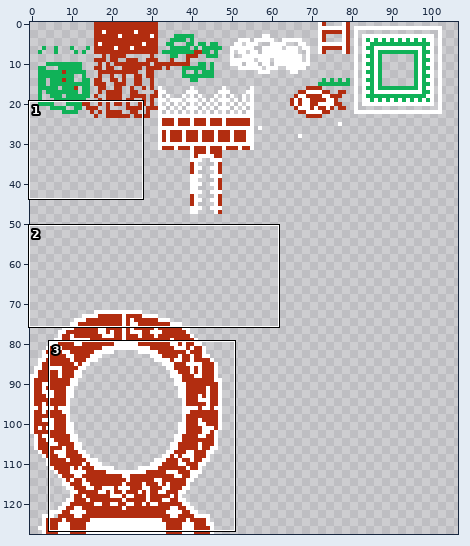
Sprite sheet -- assets/tileset.png. Above, an overview of the earlier version with the close-up marked.
Close-up. Before the commit:
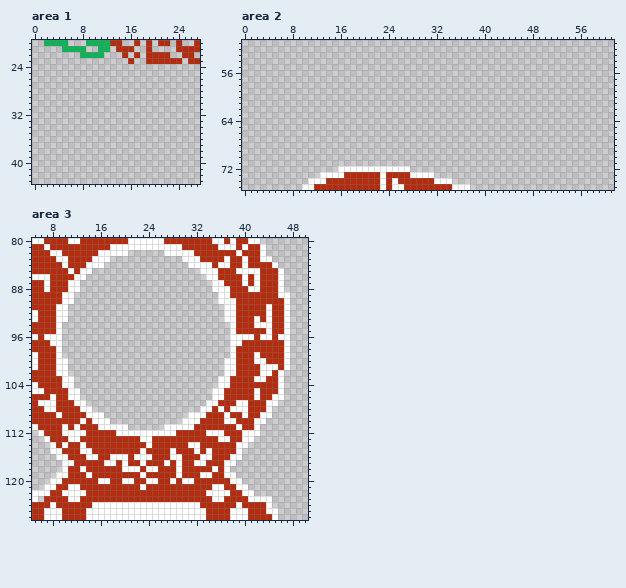
The file is 128x128 pixels. Shown: area 1: x 0..27, y 20..43; area 2: x 0..61, y 51..75; area 3: x 5..50, y 80..126. The wide view leaves out empty margins.
New version:
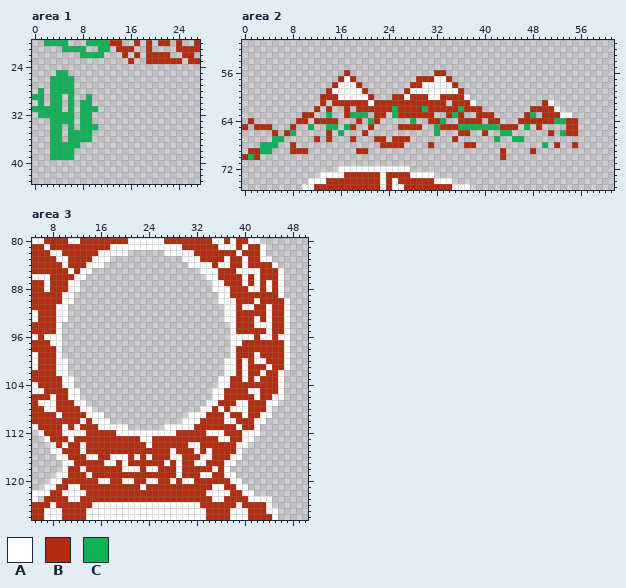
Palette (. is transparent): A #ffffff  B #b22d10  C #10b258
The edit:
--- area 1
@@ x 0..12 @@
 24 .............
-25 .............
-26 .............
-27 .............
-28 .............
-29 .............
-30 .............
-31 .............
-32 .............
-33 .............
-34 .............
-35 .............
-36 .............
-37 .............
-38 .............
-39 .............
+25 ....CC.......
+26 ...CCCC......
+27 ...CCCC......
+28 .C.CCCC......
+29 CC.CC.C..C...
+30 .C.CC.C.CC...
+31 CCCCC.C.CCC..
+32 .CCCCCC.CC...
+33 ...CCCC.CC...
+34 ...CC.C.CCC..
+35 ...CC.CCCC...
+36 ...CC.CCCC...
+37 ...CCCCC.....
+38 ...CCCC......
+39 ...CCCC......
 40 .............
--- area 2
@@ x 0..61 @@
 55 ..............................................................
-56 ..............................................................
-57 ..............................................................
-58 ..............................................................
-59 ..............................................................
-60 ..............................................................
-61 ..............................................................
-62 ..............................................................
-63 ..............................................................
-64 ..............................................................
-65 ..............................................................
-66 ..............................................................
-67 ..............................................................
-68 ..............................................................
-69 ..............................................................
-70 ..............................................................
+56 .................B..............BB............................
+57 ................BAB..........BBBAAB...........................
+58 ...............BAAAB........BBAAAAAB..........................
+59 ..............BAAAAAB......BAAAAAAAAB.........................
+60 .............BBBAAAAAB...BBABBBAABBBBA........................
+61 .............B.BBBBBBABBBBBBBBBBBB.BBBA...........BA..........
+62 ............B.B..B.BBBBBBCBBBBCBBBBBCBBB........BBBBA.........
+63 ..........BB..C..BCCC.BB.CBBBBBB..BCB..BBB.....BC.BBBAA.......
+64 .B.......BB.BBBB...B.CB.....C..BBC..BBBB.BB...BBBBBBCCBB......
+65 B.BBB...B..C..CC.CB..B....BBBB..CBBBCCCCCCCBBB.C.B....BB......
+66 .....B.BC.....B.C...B...........C...BB..B..CC......B.CBB......
+67 .....CC.....B.B...B...BB.BBB.......B......C..CC...............
+68 ...CCC..B..............BBBB....B.....BB...........C.B..B......
+69 .BBCC...BBB........BB......................B....B.............
+70 BCB........................................B..................
 71 ..............................................................
--- area 3
@@ x 38..49 @@
  86 BBABABBBA...
- 87 BBABABBBA...
- 88 BBBAABBBA...
- 89 BBBBBBBBAA..
- 90 ABBBBBBBBA..
- 91 ABBBBBABBA..
+ 87 BBABABABA...
+ 88 BBBAABABA...
+ 89 BBBBBBBBA...
+ 90 ABBBABBBBA..
+ 91 ABAABBABBA..
  92 ABBBBBABBA..
@@ x 38..47 @@
  99 ABBBABBBBA
-100 ABBBAABBBA
-101 ABBBBAAABA
-102 ABBBBAABA.
-103 BBBBAABBA.
+100 ABABAABBBA
+101 ABABBBABBA
+102 ABABBABBA.
+103 BBABABBBA.
 104 BBBBBBBBA.
-105 BBBBABBBA.
+105 BBBAABBBA.
 106 BBBBABBAA.
@@ x 10..25 @@
 112 AAAABBBBBAAAAAAA
-113 BAABBBBBBBBBBAAB
+113 BABBBBBBBBBBBAAB
 114 ABBABBBBBBBBBBAB
-115 BBBAABBBBBBBBABB
-116 ABBBAABBAAABAAAB
-117 AABBBBBAABABBABB
+115 BBBABBBBBBBBBBBB
+116 ABBBAABBAAABABAB
+117 AABBBBBAABABBBBB
 118 ABBABBBBBBAAABAA
-119 ABBBABBBBBBBBABB
+119 ABBBABBBBBBBBBBB
 120 BBBBBBAABBAABBAA
